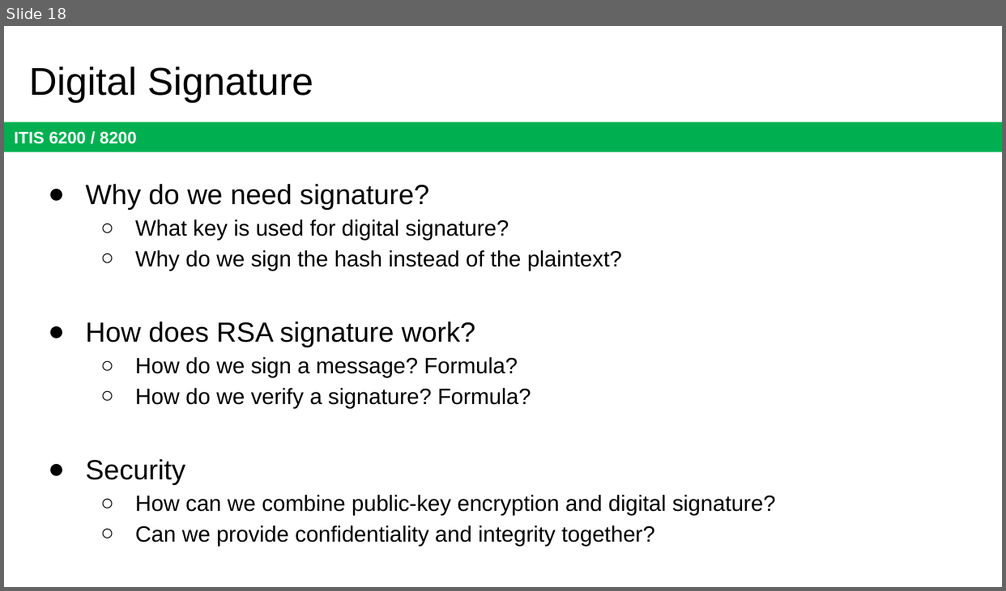
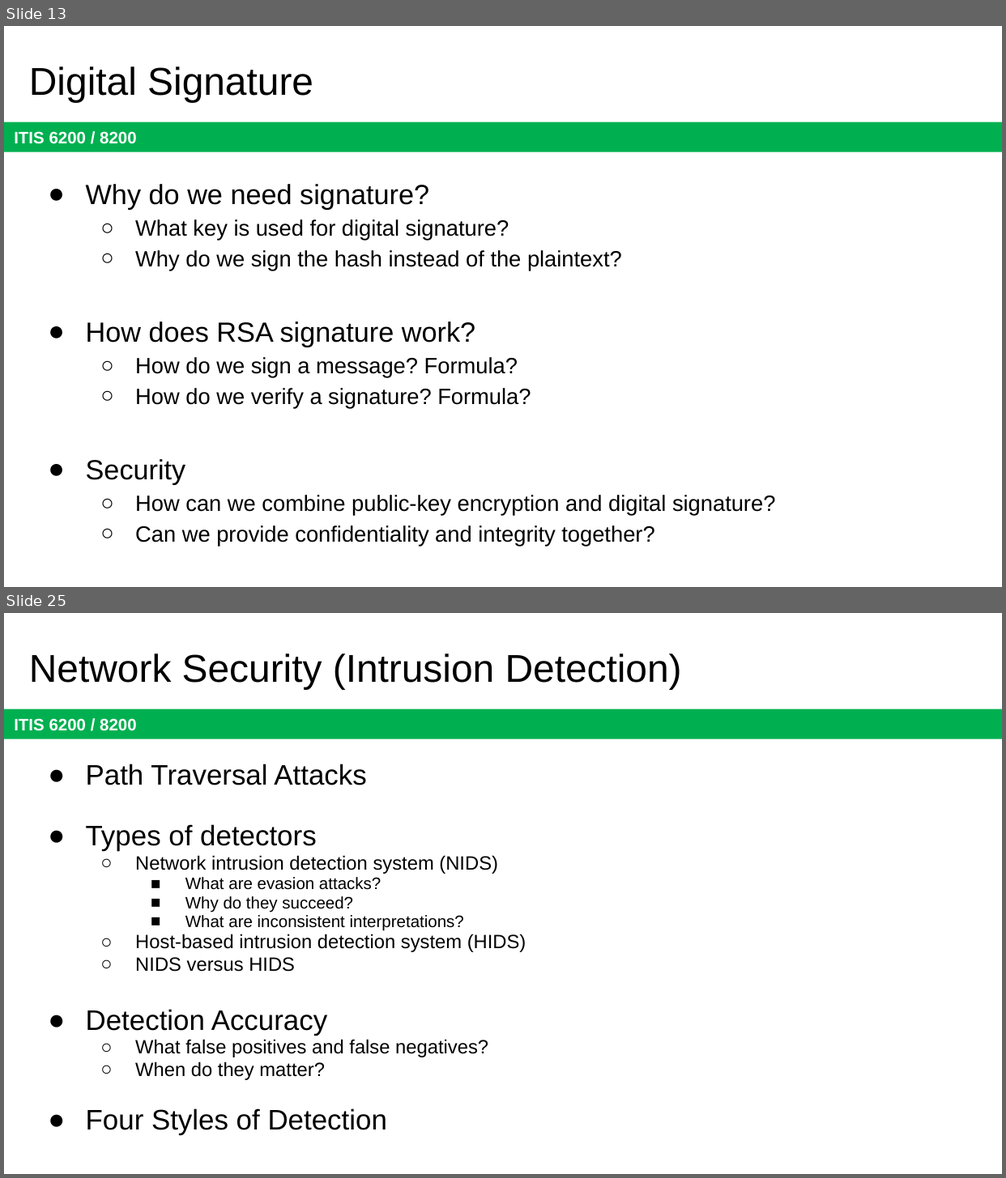
Before and after one commit to jx5c/github.io, a slide deck: teaching/ITIS6200/2023fa/lectures/final.review.pptx. Shown one above the other, each under a label of ours: slide 18 before the commit, slides 13 and 25 after it; the slides between them are not shown. The pictures are 1006x591 and 1006x1178 pixels, drawn with LibreOffice and Linux fonts; fonts in the diff are those of the drawing. Boxes give left, top, right and bottom in pixels: in the first picture for what was removed or moved away, otherwise in the second. Text is boxed around its words. In the diff, an @@ line names an element or a change of style, - is before the commit and + after.

```diff
--- a/teaching/ITIS6200/2023fa/lectures/final.review.pptx
+++ b/teaching/ITIS6200/2023fa/lectures/final.review.pptx
@@ slide 25 added at (4, 613, 1002, 1174), background #FFFFFF; not listed: 1 template element that a slide beside it also shows @@
@@ title added at (29, 653, 682, 689), 28 pt, text #000000 @@
+Network Security (Intrusion Detection)
@@ text added at (86, 764, 526, 1135), 13.9 pt, text #000000 @@
+● Path Traversal Attacks
+● Types of detectors
+  ○ Network intrusion detection system (NIDS)
+    ■ What are evasion attacks?
+    ■ Why do they succeed?
+    ■ What are inconsistent interpretations?
+  ○ Host-based intrusion detection system (HIDS)
+  ○ NIDS versus HIDS
+● Detection Accuracy
+  ○ What false positives and false negatives?
+  ○ When do they matter?
+● Four Styles of Detection
@@ what was slide 18 is now slide 13 @@
```
Also in this commit, not shown: 5 slides changed, 8 other slides added, 5 slides removed.
